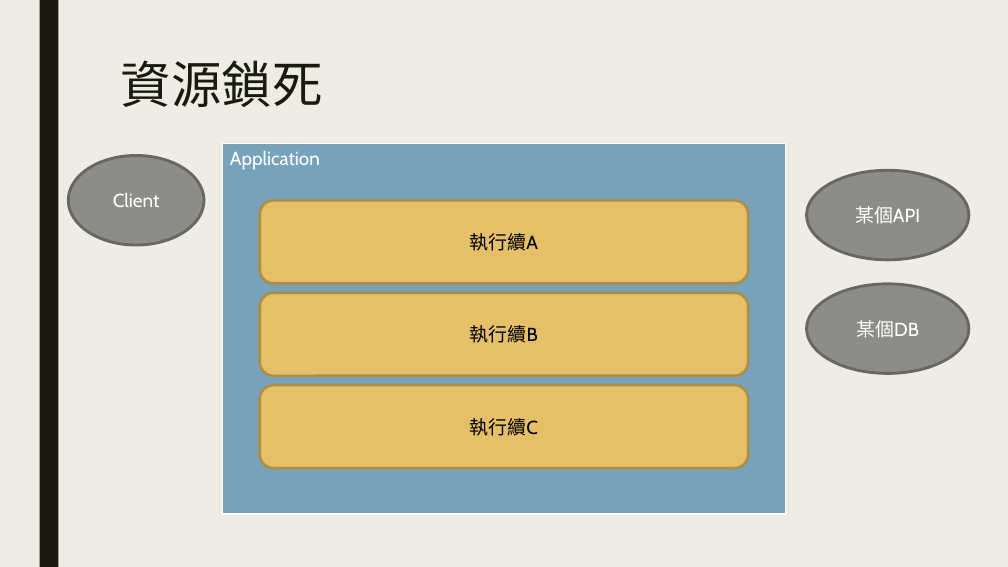
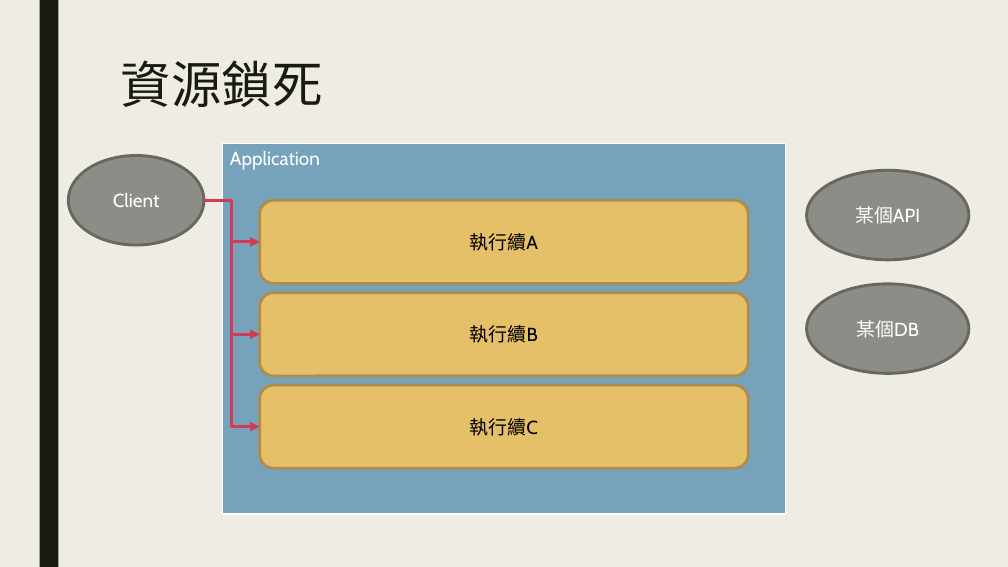
Before and after one commit to ryans610/.NET-Async-Basic, a slide deck: slide 16 of .NET非同步入門.pptx (slide 9 before the commit). Drawn at 1008x567 pixels with LibreOffice and Linux fonts; fonts in the diff are those of the drawing. Boxes give left, top, right and bottom in pixels: in the first picture for what was removed or moved away, otherwise in the second. Text is boxed around its words. In the diff, an @@ line names an element or a change of style, - is before the commit and + after.

```diff
--- a/.NET非同步入門.pptx
+++ b/.NET非同步入門.pptx
@@ elbow arrow added from (204, 200) to (259, 242), #D13B56 3 pt @@
@@ elbow arrow added from (204, 200) to (259, 334), #D13B56 3 pt @@
@@ elbow arrow added from (204, 200) to (259, 426), #D13B56 3 pt @@
```
Also in this commit, not shown: 4 other slides changed, 5 slides added, 19 other files.
